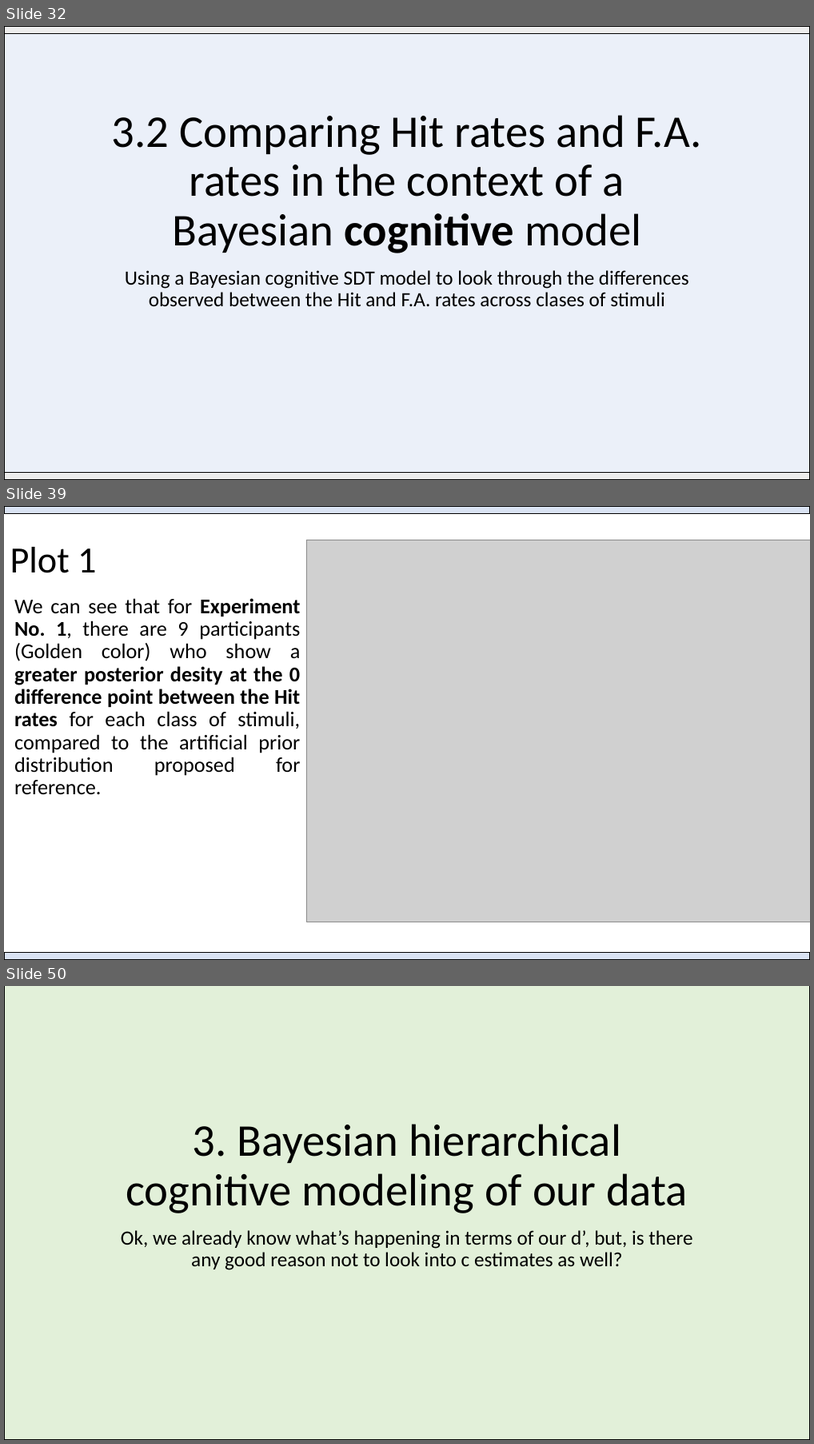
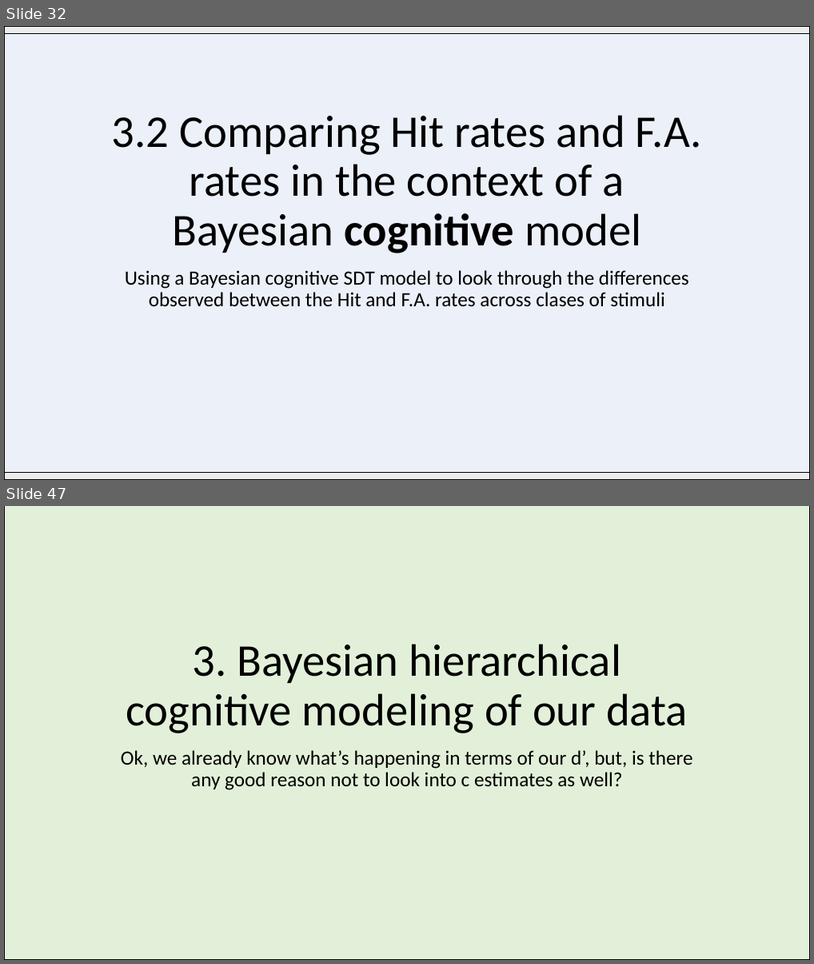
Before and after one commit to Adrifelcha/afchavez-019, a slide deck: MichaelLee/SDT Mirror Effect/Paper 1/BayesianSDTmodeling_Overview.pptx. Shown one above the other, each under a label of ours: slides 32, 39 and 50 before the commit, slides 32 and 47 after it; the slides between them are not shown. The pictures are 814x1444 and 814x964 pixels, drawn with LibreOffice and Linux fonts; fonts in the diff are those of the drawing; grey boxes stand for pictures. Boxes give left, top, right and bottom in pixels: in the first picture for what was removed or moved away, otherwise in the second. Text is boxed around its words. In the diff, an @@ line names an element or a change of style, - is before the commit and + after.

Commit message:
Prior Predictive

```diff
--- a/MichaelLee/SDT Mirror Effect/Paper 1/BayesianSDTmodeling_Overview.pptx
+++ b/MichaelLee/SDT Mirror Effect/Paper 1/BayesianSDTmodeling_Overview.pptx
@@ slide 39 removed at [4, 506, 810, 960], background #FFFFFF @@
@@ rectangle removed at [4, 506, 810, 514] @@
@@ title removed at [10, 547, 96, 573] @@
-Plot 1
@@ picture removed at [306, 540, 810, 922] @@
@@ text removed at [14, 598, 301, 794] @@
-We can see that for Experiment No. 1, there are 9 participants (Golden color) who show a greater posterior desity at the 0 difference point between the Hit rates for each class of stimuli, compared to the artificial prior distribution proposed for reference.
@@ rectangle removed at [4, 952, 810, 960] @@
@@ what was slide 50 is now slide 47 @@
```
Also in this commit, not shown: 3 slides changed, 12 slides added, 14 other slides removed, 3 other files.
